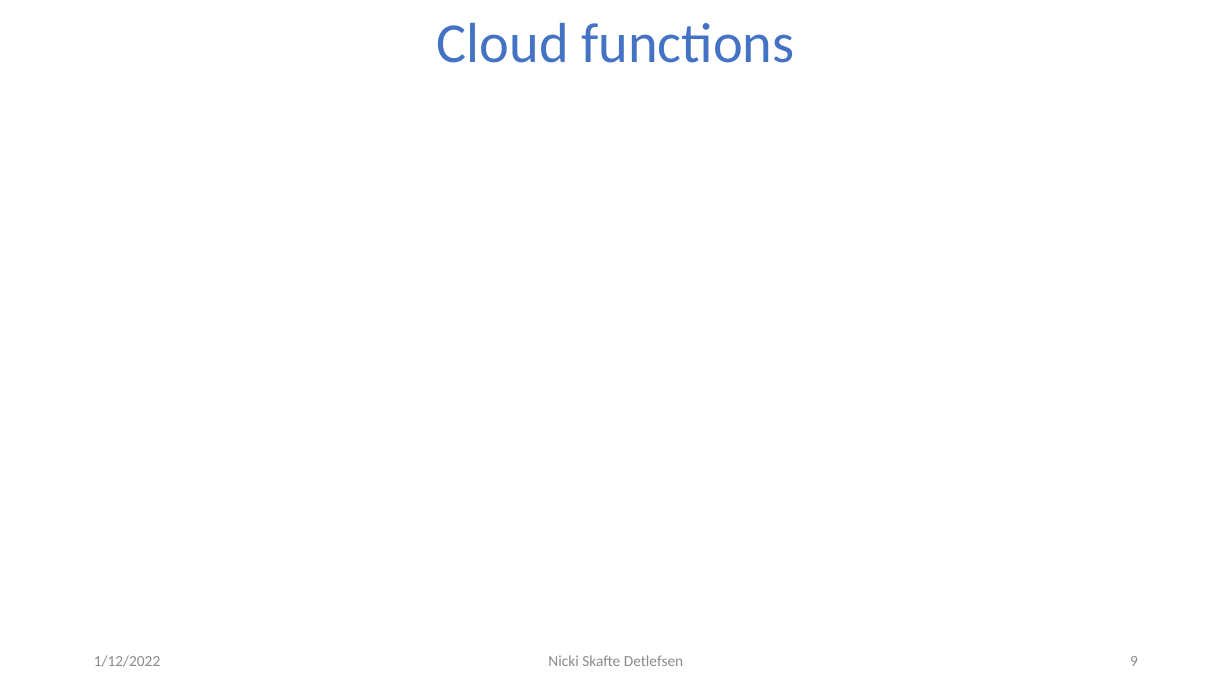
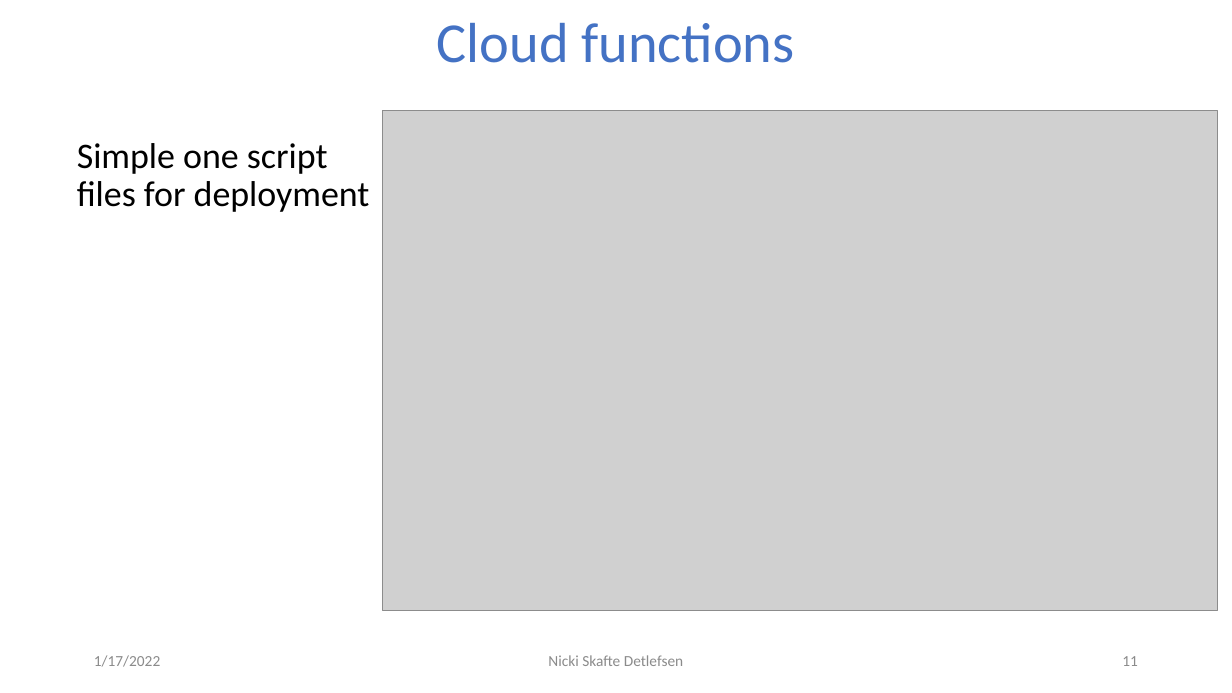
Before and after one commit to DeepEasterbunny/dtu_mlops, a slide deck: slide 11 of s8_deployment/lecture/deployment.pptx (slide 9 before the commit). Drawn at 1232x693 pixels with LibreOffice and Linux fonts; fonts in the diff are those of the drawing; grey boxes stand for pictures; background and template pictures are left out. Boxes give left, top, right and bottom in pixels: in the first picture for what was removed or moved away, otherwise in the second. Text is boxed around its words. In the diff, an @@ line names an element or a change of style, - is before the commit and + after.

Commit message:
deployment

```diff
--- a/s8_deployment/lecture/deployment.pptx
+++ b/s8_deployment/lecture/deployment.pptx
@@ picture added at [383,111,1218,611] @@
@@ text added at [77,143,370,212], 28 pt, text #000000 @@
+Simple one script files for deployment
@@ text at [94,655,160,667]: text changed @@
-1/12/2022
+1/17/2022
@@ page number at [1122,656,1138,666]: text changed @@
-9
+11
```
Also in this commit, not shown: 9 other slides changed, 1 slide added, 3 other files.
